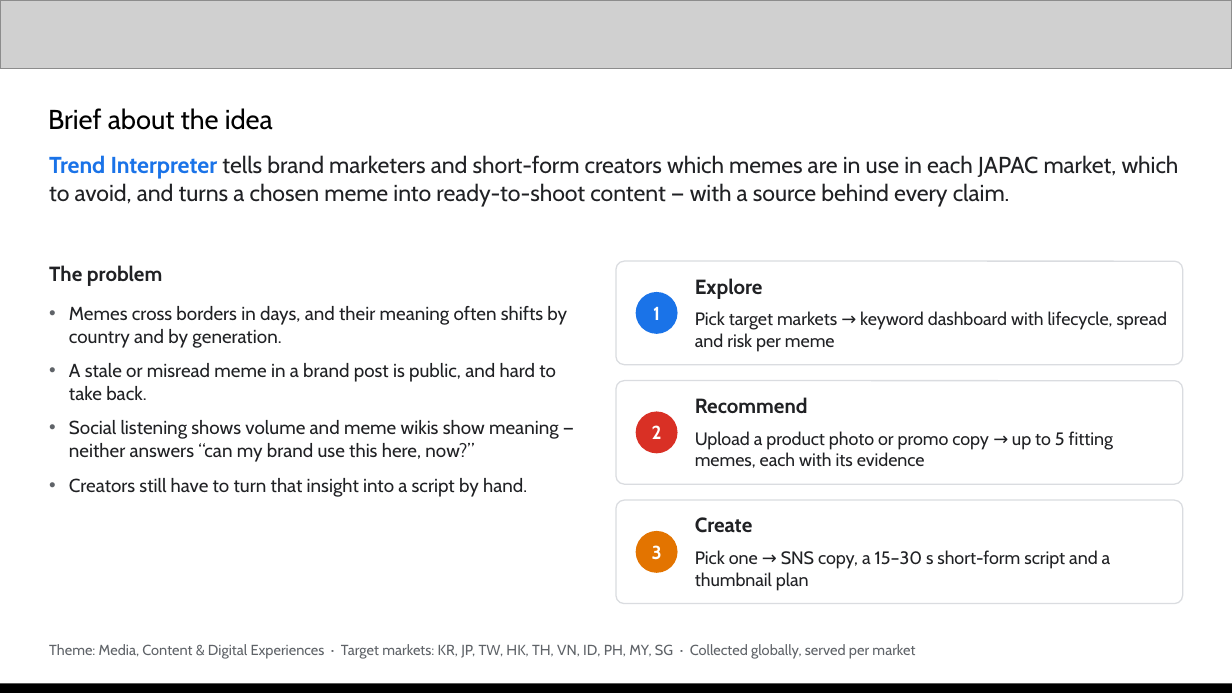
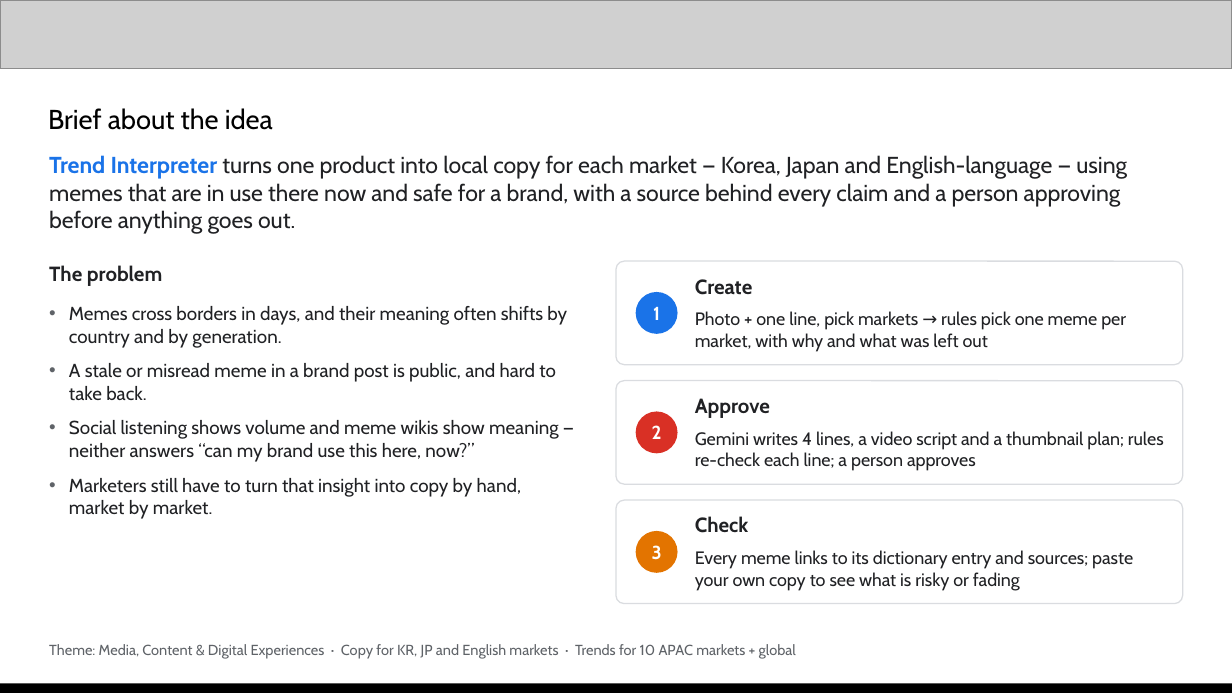
Before and after one commit to Sihyeon-Ji/trend-interpreter, a slide deck: slide 2 of docs/대회/제출/AI-Builder-Cup-제출-초안.pptx. Drawn at 1232x693 pixels with LibreOffice and Linux fonts; fonts in the diff are those of the drawing; grey boxes stand for pictures. Boxes give left, top, right and bottom in pixels: in the first picture for what was removed or moved away, otherwise in the second. Text is boxed around its words. In the diff, an @@ line names an element or a change of style, - is before the commit and + after.

```diff
--- a/docs/대회/제출/AI-Builder-Cup-제출-초안.pptx
+++ b/docs/대회/제출/AI-Builder-Cup-제출-초안.pptx
@@ text at <box>49,155,1127,234</box>: text changed @@
-Trend Interpreter tells brand marketers and short-form creators which memes are in use in each JAPAC market, which to avoid, and turns a chosen meme into ready-to-shoot content — with a source behind every claim.
+Trend Interpreter turns one product into local copy for each market — Korea, Japan and English-language — using memes that are in use there now and safe for a brand, with a source behind every claim and a person approving before anything goes out.
@@ text at <box>695,279,753,295</box>: text changed @@
-Explore
+Create
@@ text at <box>695,311,1126,352</box>: text changed @@
-Pick target markets → keyword dashboard with lifecycle, spread and risk per meme
+Photo + one line, pick markets → rules pick one meme per market, with why and what was left out
@@ text at <box>695,398,770,418</box>: text changed @@
-Recommend
+Approve
@@ text at <box>695,431,1164,471</box>: text changed @@
-Upload a product photo or promo copy → up to 5 fitting memes, each with its evidence
+Gemini writes 4 lines, a video script and a thumbnail plan; rules re-check each line; a person approves
@@ text at <box>69,478,521,519</box>: text changed @@
-• Creators still have to turn that insight into a script by hand.
+• Marketers still have to turn that insight into copy by hand, market by market.
@@ text at <box>695,516,748,533</box>: text changed @@
-Create
+Check
@@ text at <box>695,550,1133,591</box>: text changed @@
-Pick one → SNS copy, a 15–30 s short-form script and a thumbnail plan
+Every meme links to its dictionary entry and sources; paste your own copy to see what is risky or fading
@@ text at <box>49,644,796,659</box>: text changed @@
-Theme: Media, Content & Digital Experiences · Target markets: KR, JP, TW, HK, TH, VN, ID, PH, MY, SG · Collected globally, served per market
+Theme: Media, Content & Digital Experiences · Copy for KR, JP and English markets · Trends for 10 APAC markets + global
```
Also in this commit, not shown: 4 other slides changed, 2 other files.
